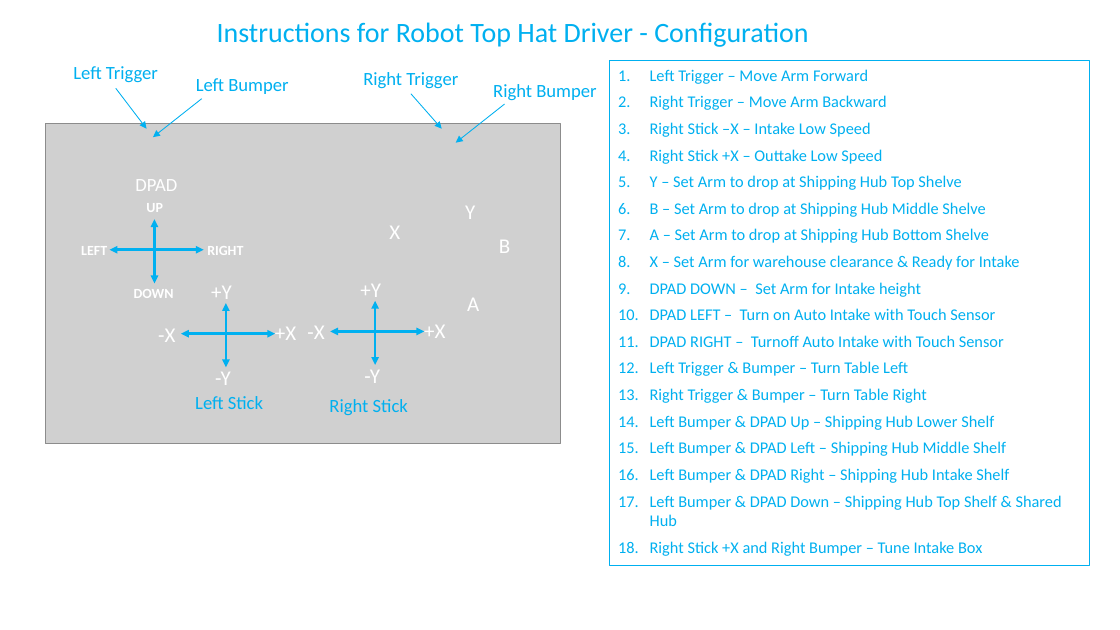
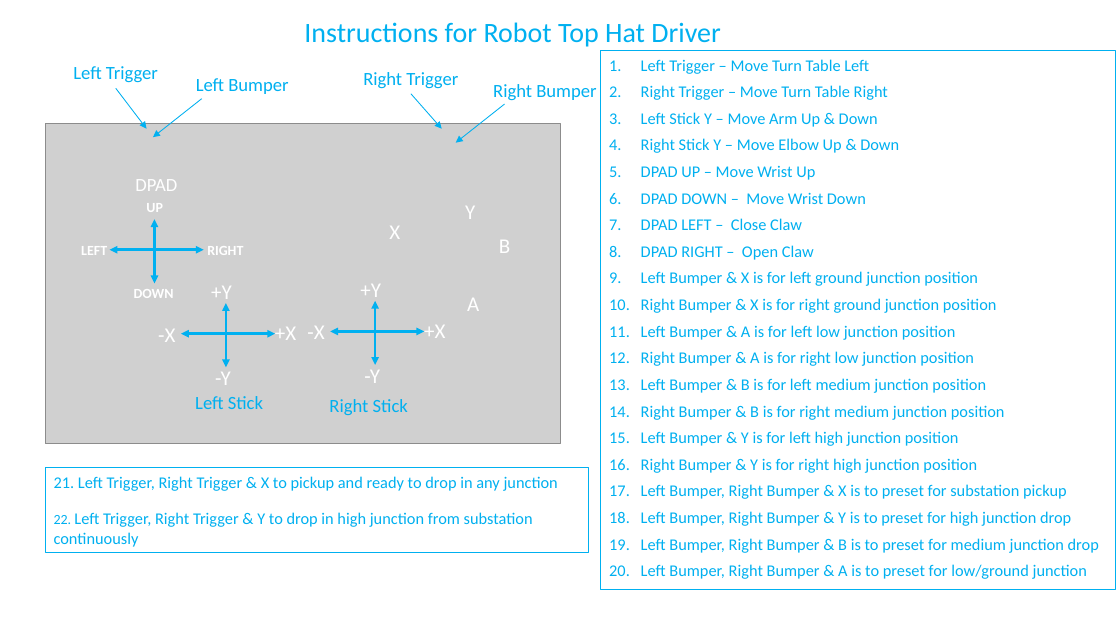
Before and after one commit to SaiabhiramA/ATRoadRunnerV8, a slide deck: slide 2 of ProgrammingDocs/Gamepad_AT_2022.pptx (slide 4 before the commit). Drawn at 1120x630 pixels with LibreOffice and Linux fonts; fonts in the diff are those of the drawing; grey boxes stand for pictures. Boxes give left, top, right and bottom in pixels: in the first picture for what was removed or moved away, otherwise in the second. Text is boxed around its words. In the diff, an @@ line names an element or a change of style, - is before the commit and + after.

```diff
--- a/ProgrammingDocs/Gamepad_AT_2022.pptx
+++ b/ProgrammingDocs/Gamepad_AT_2022.pptx
@@ text in ellipse at (304, 22, 720, 47): text changed @@
-Instructions for Robot Top Hat Driver - Configuration
+Instructions for Robot Top Hat Driver
@@ rectangle "Left Trigger – Move Turn ...": place and size @@
-rectangle "Left Trigger – Move Turn ..." at (610, 60, 1090, 565)
+rectangle "Left Trigger – Move Turn ..." at (601, 50, 1116, 589)
@@ text in rectangle at (641, 85, 1099, 579): text changed @@
-1. Left Trigger – Move Arm Forward
-2. Right Trigger – Move Arm Backward
-3. Right Stick –X – Intake Low Speed
-4. Right Stick +X – Outtake Low Speed
-5. Y – Set Arm to drop at Shipping Hub Top Shelve
-6. B – Set Arm to drop at Shipping Hub Middle Shelve
-7. A – Set Arm to drop at Shipping Hub Bottom Shelve
-8. X – Set Arm for warehouse clearance & Ready for Intake
-9. DPAD DOWN – Set Arm for Intake height
-10. DPAD LEFT – Turn on Auto Intake with Touch Sensor
-11. DPAD RIGHT – Turnoff Auto Intake with Touch Sensor
-12. Left Trigger & Bumper – Turn Table Left
-13. Right Trigger & Bumper – Turn Table Right
-14. Left Bumper & DPAD Up – Shipping Hub Lower Shelf
-15. Left Bumper & DPAD Left – Shipping Hub Middle Shelf
-16. Left Bumper & DPAD Right – Shipping Hub Intake Shelf
-17. Left Bumper & DPAD Down – Shipping Hub Top Shelf & Shared Hub
-18. Right Stick +X and Right Bumper – Tune Intake Box
+1. Left Trigger – Move Turn Table Left
+2. Right Trigger – Move Turn Table Right
+3. Left Stick Y – Move Arm Up & Down
+4. Right Stick Y – Move Elbow Up & Down
+5. DPAD UP – Move Wrist Up
+6. DPAD DOWN – Move Wrist Down
+7. DPAD LEFT – Close Claw
+8. DPAD RIGHT – Open Claw
+9. Left Bumper & X is for left ground junction position
+10. Right Bumper & X is for right ground junction position
+11. Left Bumper & A is for left low junction position
+12. Right Bumper & A is for right low junction position
+13. Left Bumper & B is for left medium junction position
+14. Right Bumper & B is for right medium junction position
+15. Left Bumper & Y is for left high junction position
+16. Right Bumper & Y is for right high junction position
+17. Left Bumper, Right Bumper & X is to preset for substation pickup
+18. Left Bumper, Right Bumper & Y is to preset for high junction drop
+19. Left Bumper, Right Bumper & B is to preset for medium junction drop
+20. Left Bumper, Right Bumper & A is to preset for low/ground junction
@@ rectangle added at (45, 468, 588, 553), outline #00B0F0 0.75 pt, 14 pt, text #00B0F0 @@
+21. Left Trigger, Right Trigger & X to pickup and ready to drop in any junction
+22. Left Trigger, Right Trigger & Y to drop in high junction from substation continuously
```
Also in this commit, not shown: 1 other slide changed, 2 slides removed, 1 other file.
